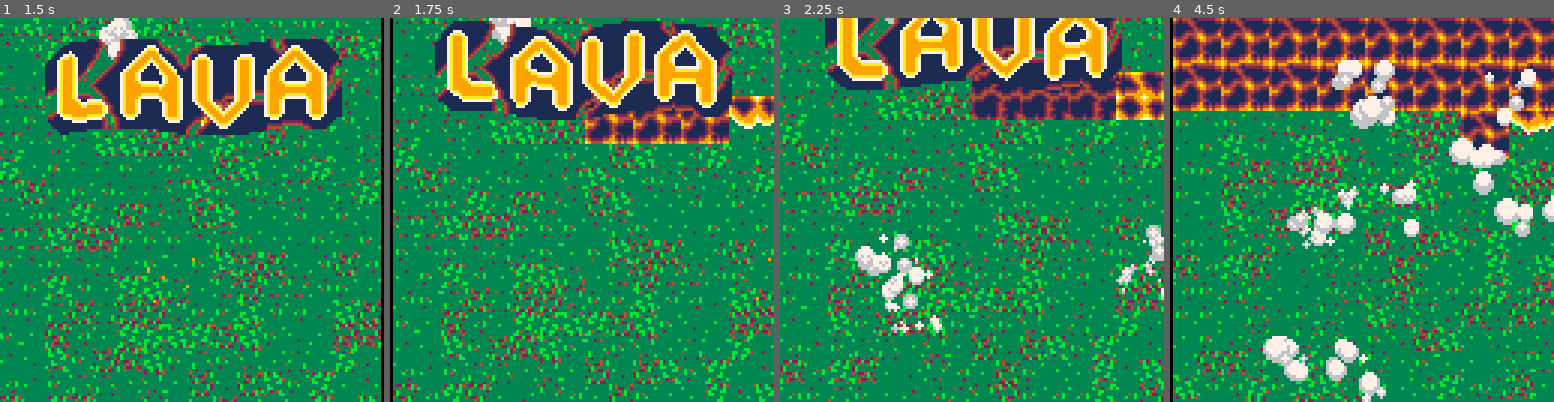
Above: before the commit, frames 1-4 (left to right).
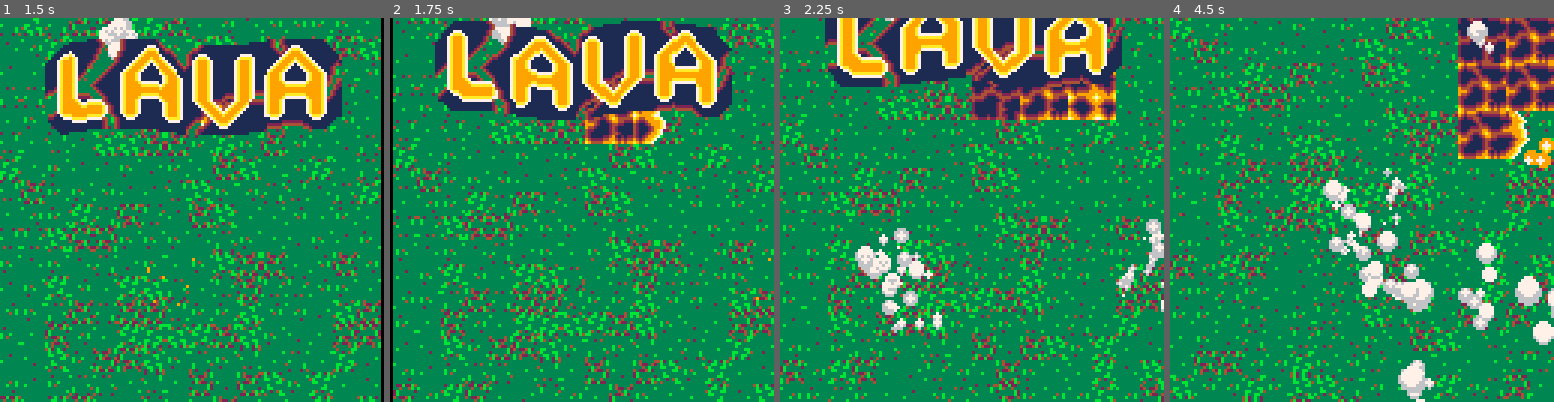
Above: after the commit, the same moments.

Repository: FreeCodeCampGuam/LavaFlow
Game: PICO-8 cartridge lavaflow.p8
Same seed, same stepped clock (60 frames per second), same inputs: the game is played once before the commit and once after it.
Inputs:
- Up to frame 1 (1.5 s): tap X (X key) at 0.33, 1.07 s; tap O (Z key) at 0.7 s
- Up to frame 2 (1.75 s): hold Right from 1.6 s (still down); tap O (Z key) at 1.7 s
- Up to frame 3 (2.25 s): tap X (X key) at 1.85 s; release Right at 2.1 s; tap O (Z key) at 2.1 s; hold Up from 2.15 s (still down)
- Up to frame 4 (4.5 s): release Up at 2.42 s; hold Right 2.47-3.03 s; tap O (Z key) every 0.4 s from 2.5 to 4.1 s; tap X (X key) at 2.97, 4.08 s; hold Left 3.08-3.58 s; hold Down 3.63-3.97 s; hold Right from 4.02 s (still down)

Frame 1 is identical in both runs. In frame 2, 2.7% of the frame differs, in the area x 63-100%, y 20-33%; in frame 3, 8.3%; in frame 4, 52%, in the area x 0-100%, y 0-100%.

Commit message:
Fixed animation and lava

Diff:
--- a/lavaflow.p8
+++ b/lavaflow.p8
@@ -438,17 +438,19 @@
 --  udebug() -- for debug cursor control
 -- end
 
-function create_lava(x,y,sw,sh,mode,transform,movable,dire,timer)
+function create_lava(x,y,sw,sh,mode,transform,movable,dire,lt,coold,indi)
  local flow = {}
-  flow.x = x or flr(gridw/2)      --for x position
-  flow.y = y or flr(tileh*2)      --for y position
-  flow.sw = sw or 2               --for sprite width
-  flow.sh = sh or 2               --for sprite height
-  flow.mode = mode or 4           --for current step in animation
-  flow.transform = transform or trans1   --for type of tranformation
-  flow.movable = movable or true  --for declaring if movable
+  flow.x = x or flr(gridw/2)          --for x position
+  flow.y = y or flr(tileh*2)          --for y position
+  flow.sw = sw or 2                   --for sprite width
+  flow.sh = sh or 2                   --for sprite height
+  flow.mode = mode or 4               --for current step in animation
+  flow.transform = transform or trans1--for type of tranformation
+  flow.movable = movable or true      --for declaring if movable
   flow.dire = dire or false           --for indicating direction
-  flow.timer = timer or 0
+  flow.lt = lt or 0                   --for personal timing
+  flow.coold = coold or 0             --for cooldown on movement
+  flow.indi = indi or 0
  add(lava,flow)
 end
 
@@ -457,30 +459,46 @@
 end
 
 function update_lava(fl)
- if (fl.timer <= 0) then
+ fl.coold -= 1
+ if time_to_move_cam() then
+  create_lava2(fl.x,flr(fl.y - tileh),fl.sw,fl.sh,12,trans2)
+  fl.indi = 0
+ end
+
+ if (fl.lt <= 0) then
   fl.transform = trans1
   fl.mode = fl.transform[flr((t%maprate)*#fl.transform/maprate)+1] --divided by total transformations + starting sprite number
- else
-  fl.timer -= 1
- end
+ else                                                              --if moving horizontally
+  fl.transform = transmove
+  fl.mode = fl.transform[flr((t%maprate)*#fl.transform/maprate)+1]
+  fl.lt -= 1
+ end
+
  if (fl.movable == true) then
   if (btn(0)) then
-   fl.x = max(0, fl.x-tilew)
-   create_lava2(fl.x + tilew,fl.y,fl.sw,fl.sh,12,trans2)
-   fl.transform = transmove
-   fl.dire = true
-   fl.timer = flr((maprate - t%maprate)/2)
+   if (fl.x > 0) then
+    if (fl.coold <= 0) and (fl.indi <= 0) then
+     fl.x -= tilew
+     create_lava2(fl.x + tilew,fl.y,fl.sw,fl.sh,12,trans2)
+     fl.dire = true
+     fl.lt = flr((maprate - t%maprate)/2)
+     fl.coold = flr(maprate/tilew)*9                      --indicates how long before it can move again
+     fl.indi -= 1                                         --indicates direction of movement
+    end
+   end
   end
   if (btn(1)) then
-   fl.x = min(gridw-tilew, fl.x+tilew)
-   create_lava2(fl.x - tilew,fl.y,fl.sw,fl.sh,12,trans2)
-   fl.transform = transmove
-   fl.dire = false
-   fl.timer = flr((maprate - t%maprate)/2)
-  end
- end
- if time_to_move_cam() then
-  create_lava2(fl.x,flr(fl.y - tileh),fl.sw,fl.sh,12,trans2)
+   if (fl.x < gridw - tilew) then
+    if (fl.coold <= 0) and (fl.indi >= 0) then
+     fl.x += tilew
+     create_lava2(fl.x - tilew,fl.y,fl.sw,fl.sh,12,trans2)
+     fl.dire = false
+     fl.lt = flr((maprate - t%maprate)/2)
+     fl.coold = flr(maprate/tilew)*9
+     fl.indi += 1
+    end
+   end
+  end
  end
 end
 
@@ -492,7 +510,7 @@
  spr(fl.mode,fl.x,fl.y,fl.sw,fl.sh,fl.dire)
 end
 
-function create_lava2(x,y,sw,sh,mode,transform,timer)
+function create_lava2(x,y,sw,sh,mode,transform,lt)
  local flow2 = {}
   flow2.x = x or gridw/2
   flow2.y = y or tileh
@@ -500,7 +518,7 @@
   flow2.sh = sh or 2
   flow2.mode = mode or 12
   flow2.transform = transform or trans2
-  flow2.timer = timer or 0
+  flow2.lt = lt or 0
  add(lava2,flow2)
 end
 
@@ -509,7 +527,8 @@
 end
 
 function update_lava2(fl2)
- fl2.mode = fl2.transform[flr((t%maprate)*#fl2.transform/maprate)+1]
+ fl2.lt += 1
+ fl2.mode = fl2.transform[flr((fl2.lt%maprate)*#fl2.transform/maprate)+1]
  if time_to_move_cam() then
   fl2.y -= tileh
  end
